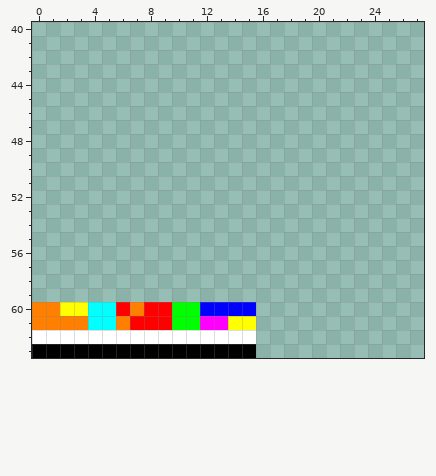
One commit to this pixel-art file: Assets/StreamingAssets/TEST-LEVEL.ase. Above is the file before it was changed.
256x64 pixels, 1 frame. Shown: x 0..27, y 40..63.
After the commit:
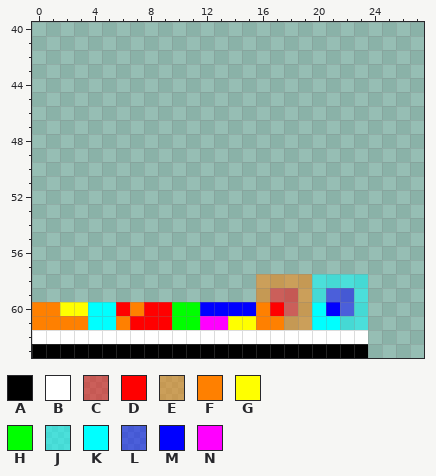
Palette (. is transparent): A #000000  B #ffffff  C #ff000080  D #ff0000  E #ff800080  F #ff8000  G #ffff00  H #00ff00  J #00ffff80  K #00ffff  L #0000ff80  M #0000ff  N #ff00ff
Changes in this commit:
layer "Excess Guide" opacity 50% added
--- layers "Excess Guide", "Layer"
@@ x 14..25 @@
 57 ............
-58 ............
-59 ............
-60 MM..........
-61 GG..........
-62 BB..........
-63 AA..........
+58 ..EEEEJJJJ..
+59 ..ECCEJLLJ..
+60 MMFDCEKMLJ..
+61 GGFFEEKKJJ..
+62 BBBBBBBBBB..
+63 AAAAAAAAAA..
Where, in picture pixels (left, top, right, bottom), the same in both pictures:
added: (256, 274, 368, 358)
